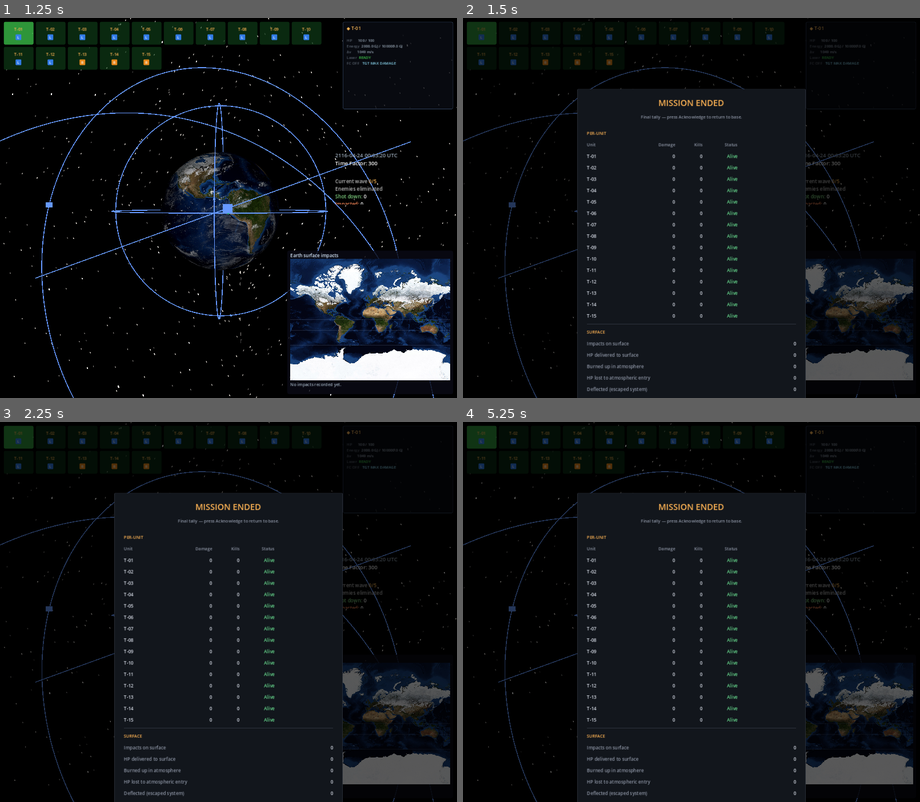
Above: before the commit, frames 1-4 (two rows, left to right).
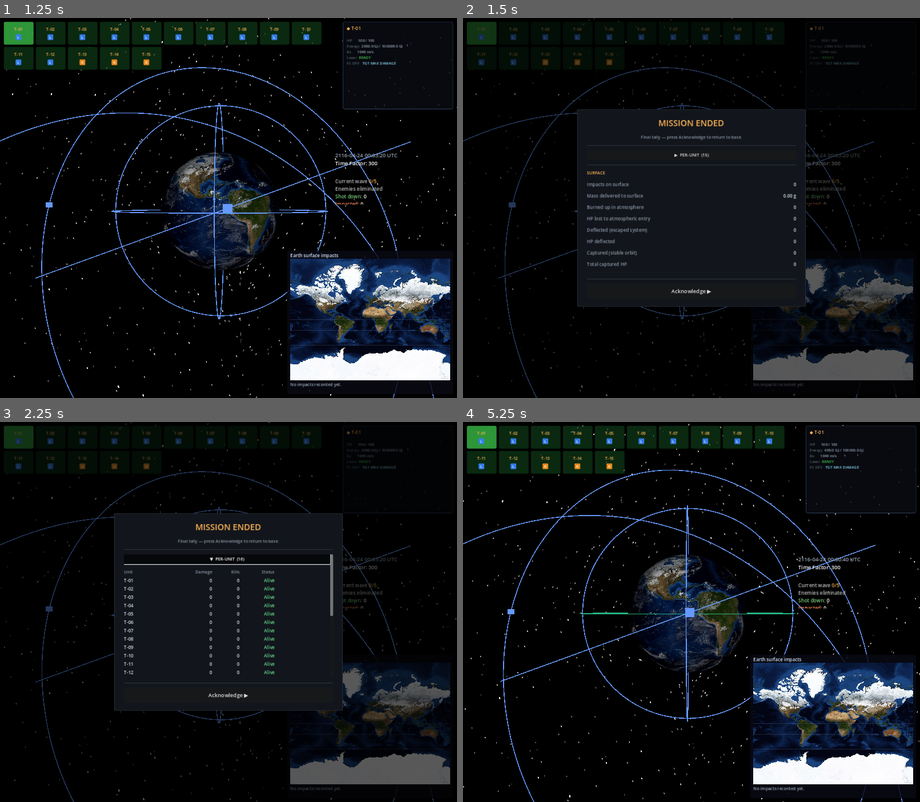
Above: after the commit, the same moments.

Repository: mellenburg/game
Game: Godot game, scene res://scenes/menu.tscn
Two runs of this game, one before a commit and one after it. Both use one fixed random seed, a clock stepped at 60 frames per second and the inputs below.
Inputs (mouse positions are in pixels of both pictures, inside the frame that each line leads up to):
- Up to frame 1 (1.25 s): click "LAUNCH ▶" at 0.5 s
- Up to frame 2 (1.5 s): tap Enter (end_game) at 1.25 s; drag from (577, 246) to (737, 124) at 1.27 s
- Up to frame 3 (2.25 s): click (228, 558) at 2 s, where only the run after the commit has a clickable "▶ PER-UNIT (15)"
- Up to frame 4 (5.25 s): click (691, 558) at 2.75 s, where only the run after the commit has a clickable "▼ PER-UNIT (16)"; click (691, 558) at 3.5 s, where only the run after the commit has a clickable "▶ PER-UNIT (16)"; click (691, 695) at 4.25 s, where only the run after the commit has a clickable "Acknowledge ▶"; click (878, 786) at 5 s, where only the run after the commit has a clickable "LAUNCH ▶"

Frame 1 is identical in both runs. In frame 2, 15% of the frame differs, in the area x 25-75%, y 18-100%; in frame 3, 14%; in frame 4, 49%, in the area x 0-100%, y 0-100%.

Commit message:
Make mission-end summary scrollable; show mass not HP at impact
Per-unit table is collapsed behind a toggle so the summary fits
without overflow on a busy run, and the middle section now lives
inside a ScrollContainer with the title and Acknowledge button
pinned outside it. Replaces the "HP delivered to surface" row with
total impact mass auto-scaled to the largest unit that keeps three
significant figures.

https://claude.ai/code/session_012dbb9CjUnP4LeHSEFZeBRq

Diff:
--- a/godot/scripts/earth_system.gd
+++ b/godot/scripts/earth_system.gd
@@ -79,6 +79,10 @@
 # every impact flows through one place. Surfaced on the end-of-run
 # summary alongside per-unit damage / kills.
 var total_impact_hp: float = 0.0
+# Sum of body mass (kg) absorbed at the surface — physical analogue
+# to total_impact_hp, surfaced as the human-readable "mass delivered"
+# figure on the end-of-run overlay.
+var total_impact_mass_kg: float = 0.0
 # Bodies the atmosphere finished off — sub-orbital threats whose mass
 # at the moment of surface crossing was at or below the burn-up
 # threshold (either spawned that small or chipped down by player fire
@@ -560,6 +564,7 @@
 					# freed so the end-of-run summary can show "total HP
 					# of impactors", not just a count.
 					total_impact_hp += maxf(sat.hp, 0.0)
+					total_impact_mass_kg += maxf(sat.mass, 0.0)
 					_record_asteroid_impact(sat)
 		elif sat.team == Satellite.TEAM_PLAYER and sat.unit_name != "":
 			# Snapshot the dying player unit's tallies so the summary
@@ -703,6 +708,7 @@
 		"per_unit": per_unit,
 		"total_impacts": asteroids_impacted,
 		"total_impact_hp": total_impact_hp,
+		"total_impact_mass_kg": total_impact_mass_kg,
 		"atmosphere_burnup_count": atmosphere_burnup_count,
 		"atmosphere_burnup_hp": atmosphere_burnup_hp,
 		"asteroids_deflected": asteroids_deflected,
--- a/godot/scripts/end_game_overlay.gd
+++ b/godot/scripts/end_game_overlay.gd
@@ -31,6 +31,9 @@
 
 var _root_panel: PanelContainer
 var _content_root: VBoxContainer
+var _per_unit_body: VBoxContainer
+var _per_unit_toggle: Button
+var _per_unit_expanded: bool = false
 
 
 func _ready() -> void:
@@ -106,11 +109,12 @@
 	_root_panel.anchor_bottom = 0.5
 	_root_panel.offset_left = -300
 	_root_panel.offset_right = 300
-	# Tallened to fit the SURFACE section's atmospheric-burnup pair
-	# (bodies fully ablated + HP lost to atmospheric entry) added
-	# alongside the impact totals.
-	_root_panel.offset_top = -313
-	_root_panel.offset_bottom = 313
+	# Panel height is bounded; the per-unit table can be arbitrarily long
+	# on a busy run, so the middle section is wrapped in a ScrollContainer
+	# (see _build_ui below) rather than letting the panel stretch off-
+	# screen.
+	_root_panel.offset_top = -260
+	_root_panel.offset_bottom = 260
 	add_child(_root_panel)
 
 	var pad := MarginContainer.new()
@@ -122,6 +126,7 @@
 
 	_content_root = VBoxContainer.new()
 	_content_root.add_theme_constant_override("separation", 12)
+	_content_root.size_flags_vertical = Control.SIZE_EXPAND_FILL
 	pad.add_child(_content_root)
 
 
@@ -132,6 +137,9 @@
 	for child in _content_root.get_children():
 		_content_root.remove_child(child)
 		child.queue_free()
+	_per_unit_body = null
+	_per_unit_toggle = null
+	_per_unit_expanded = false
 
 	var title := Label.new()
 	title.text = "MISSION ENDED"
@@ -149,31 +157,61 @@
 
 	_content_root.add_child(_hr())
 
+	# The middle section can overflow on a busy run (long per-unit list,
+	# many surface tally rows). Wrap it in a ScrollContainer so the panel
+	# stays a fixed size and the player can scroll to whatever they care
+	# about, with the title above and Acknowledge button below pinned in
+	# place.
+	var scroll := ScrollContainer.new()
+	scroll.size_flags_vertical = Control.SIZE_EXPAND_FILL
+	scroll.size_flags_horizontal = Control.SIZE_EXPAND_FILL
+	scroll.horizontal_scroll_mode = ScrollContainer.SCROLL_MODE_DISABLED
+	_content_root.add_child(scroll)
+
+	var inner := VBoxContainer.new()
+	inner.add_theme_constant_override("separation", 12)
+	inner.size_flags_horizontal = Control.SIZE_EXPAND_FILL
+	scroll.add_child(inner)
+
 	var per_unit: Array = summary.get("per_unit", [])
-	_content_root.add_child(_section_header("PER-UNIT"))
+	# Per-unit stats are detail-on-demand: hidden behind a toggle so the
+	# default summary view stays glanceable. The toggle button replaces
+	# the bare PER-UNIT section header for that reason.
+	var per_unit_count := per_unit.size()
+	_per_unit_toggle = Button.new()
+	_per_unit_toggle.toggle_mode = true
+	_per_unit_toggle.text = _per_unit_toggle_text(false, per_unit_count)
+	_per_unit_toggle.add_theme_font_size_override("font_size", 11)
+	_per_unit_toggle.toggled.connect(_on_per_unit_toggled)
+	inner.add_child(_per_unit_toggle)
+
+	_per_unit_body = VBoxContainer.new()
+	_per_unit_body.add_theme_constant_override("separation", 4)
+	_per_unit_body.visible = false
 	if per_unit.is_empty():
 		var none := Label.new()
 		none.text = "No player units logged this run."
 		none.add_theme_color_override("font_color", COLOR_FG_FAINT)
 		none.add_theme_font_size_override("font_size", 11)
-		_content_root.add_child(none)
+		_per_unit_body.add_child(none)
 	else:
-		_content_root.add_child(_per_unit_header())
+		_per_unit_body.add_child(_per_unit_header())
 		for entry: Dictionary in per_unit:
-			_content_root.add_child(_per_unit_row(entry))
-
-	_content_root.add_child(_hr())
+			_per_unit_body.add_child(_per_unit_row(entry))
+	inner.add_child(_per_unit_body)
+
+	inner.add_child(_hr())
 
 	# Earth-side totals: count of impactors that reached the ground +
-	# the sum of HP they were still carrying at impact (i.e. the damage
-	# the surface absorbed). Both numbers come from EarthSystem's dead-
-	# sat sweep so they stay consistent with the in-game kill counter.
-	_content_root.add_child(_section_header("SURFACE"))
+	# the sum of mass they delivered (i.e. the physical payload the
+	# surface absorbed). Both numbers come from EarthSystem's dead-sat
+	# sweep so they stay consistent with the in-game kill counter.
+	inner.add_child(_section_header("SURFACE"))
 	var impacts := int(summary.get("total_impacts", 0))
-	var impact_hp := float(summary.get("total_impact_hp", 0.0))
-	_content_root.add_child(_kv_row("Impacts on surface", "%d" % impacts))
-	_content_root.add_child(_kv_row(
-		"HP delivered to surface", "%.0f" % impact_hp,
+	var impact_mass_kg := float(summary.get("total_impact_mass_kg", 0.0))
+	inner.add_child(_kv_row("Impacts on surface", "%d" % impacts))
+	inner.add_child(_kv_row(
+		"Mass delivered to surface", _format_mass_grams(impact_mass_kg * 1000.0),
 	))
 
 	# Atmospheric defense: bodies the atmosphere finished off — either
@@ -182,28 +220,28 @@
 	# residual HP at burn-up, i.e. the work the atmosphere did for free.
 	var atmo_count := int(summary.get("atmosphere_burnup_count", 0))
 	var atmo_hp := float(summary.get("atmosphere_burnup_hp", 0.0))
-	_content_root.add_child(_kv_row(
+	inner.add_child(_kv_row(
 		"Burned up in atmosphere", "%d" % atmo_count,
 	))
-	_content_root.add_child(_kv_row(
+	inner.add_child(_kv_row(
 		"HP lost to atmospheric entry", "%.0f" % atmo_hp,
 	))
 
 	var deflected_count := int(summary.get("asteroids_deflected", 0))
 	var deflected_hp := float(summary.get("deflected_hp", 0.0))
-	_content_root.add_child(_kv_row(
+	inner.add_child(_kv_row(
 		"Deflected (escaped system)", "%d" % deflected_count,
 	))
-	_content_root.add_child(_kv_row(
+	inner.add_child(_kv_row(
 		"HP deflected", "%.0f" % deflected_hp,
 	))
 
 	var captured_count := int(summary.get("asteroids_captured", 0))
 	var captured_hp := float(summary.get("captured_hp", 0.0))
-	_content_root.add_child(_kv_row(
+	inner.add_child(_kv_row(
 		"Captured (stable orbit)", "%d" % captured_count,
 	))
-	_content_root.add_child(_kv_row(
+	inner.add_child(_kv_row(
 		"Total captured HP", "%.0f" % captured_hp,
 	))
 
@@ -215,6 +253,61 @@
 	ack.add_theme_font_size_override("font_size", 14)
 	ack.pressed.connect(_on_acknowledge_pressed)
 	_content_root.add_child(ack)
+
+
+func _on_per_unit_toggled(pressed: bool) -> void:
+	_per_unit_expanded = pressed
+	if _per_unit_body != null:
+		_per_unit_body.visible = pressed
+	if _per_unit_toggle != null:
+		var count := 0
+		if _per_unit_body != null:
+			# A "no units logged" placeholder counts as zero rows for the
+			# header so the button still reads "(0)" cleanly.
+			count = _per_unit_body.get_child_count()
+			if count == 1 and _per_unit_body.get_child(0) is Label:
+				count = 0
+		_per_unit_toggle.text = _per_unit_toggle_text(pressed, count)
+
+
+func _per_unit_toggle_text(expanded: bool, count: int) -> String:
+	var arrow := "▼" if expanded else "▶"
+	return "%s  PER-UNIT  (%d)" % [arrow, count]
+
+
+# Format a mass in grams using a unit large enough to keep the leading
+# significant figure ≤ 999, so the display fits in three significant
+# figures. Steps in factor-1000 jumps from grams up through kg, t, kt,
+# Mt, Gt — the asteroid masses involved here can comfortably reach the
+# tonne / kilotonne range so the upper bins matter.
+func _format_mass_grams(grams: float) -> String:
+	var units := [
+		["g", 1.0],
+		["kg", 1.0e3],
+		["t", 1.0e6],
+		["kt", 1.0e9],
+		["Mt", 1.0e12],
+		["Gt", 1.0e15],
+	]
+	var abs_g: float = absf(grams)
+	var label: String = "g"
+	var scale: float = 1.0
+	for entry in units:
+		var entry_label: String = entry[0]
+		var entry_scale: float = entry[1]
+		if abs_g >= entry_scale:
+			label = entry_label
+			scale = entry_scale
+	var value: float = grams / scale
+	var abs_v: float = absf(value)
+	# Three significant figures: pick decimal places by magnitude so the
+	# total digit count stays at 3.
+	var formatted: String = "%.0f" % value
+	if abs_v < 10.0:
+		formatted = "%.2f" % value
+	elif abs_v < 100.0:
+		formatted = "%.1f" % value
+	return "%s %s" % [formatted, label]
 
 
 func _on_acknowledge_pressed() -> void:
